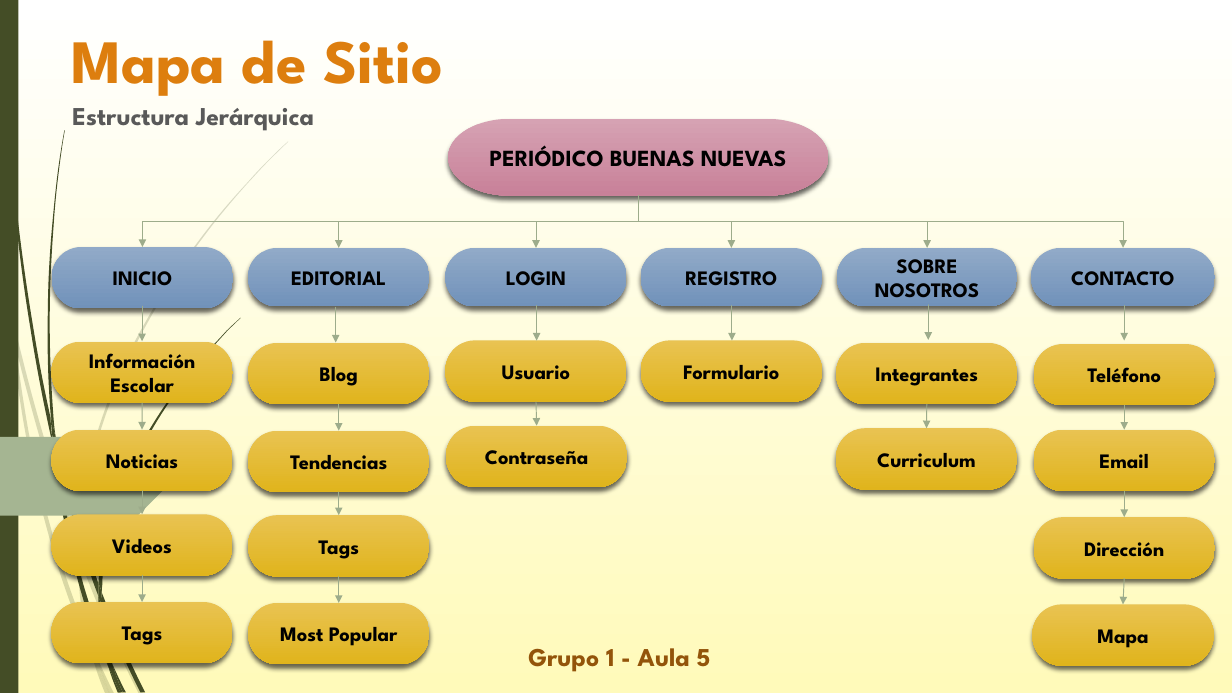
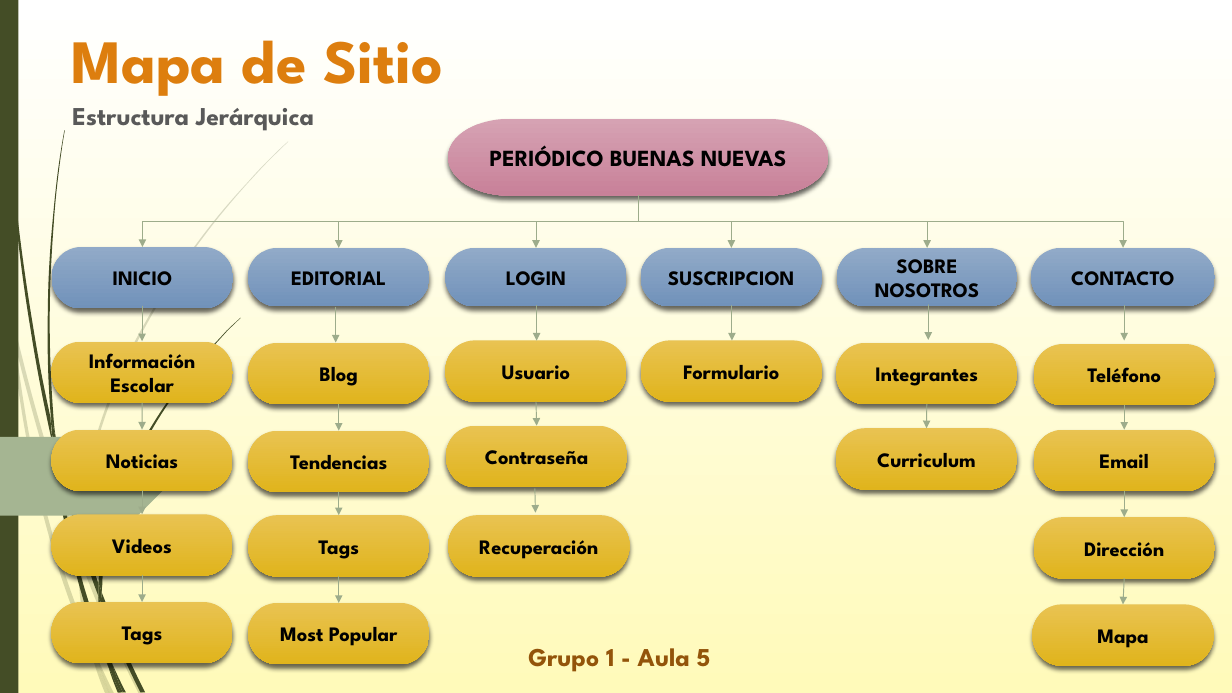
Before and after one commit to RodriAllende/g23-aula2-periodicodigital-g23, a slide deck: slide 1 of Mapa de Sitio.pptx. Drawn at 1232x693 pixels with LibreOffice and Linux fonts; fonts in the diff are those of the drawing. Boxes give left, top, right and bottom in pixels: in the first picture for what was removed or moved away, otherwise in the second. Text is boxed around its words. In the diff, an @@ line names an element or a change of style, - is before the commit and + after.

```diff
--- a/Mapa de Sitio.pptx
+++ b/Mapa de Sitio.pptx
@@ text in pill shape at [668, 271, 795, 286]: text changed @@
-REGISTRO
+SUSCRIPCION
@@ arrow added from (535, 489) to (536, 513), #9EAD8B 0.75 pt @@
@@ pill shape added at [448, 516, 629, 577], fill gradient #E9C353 to #E2B51B, 16 pt, text #000000, bold @@
+Recuperación
```
